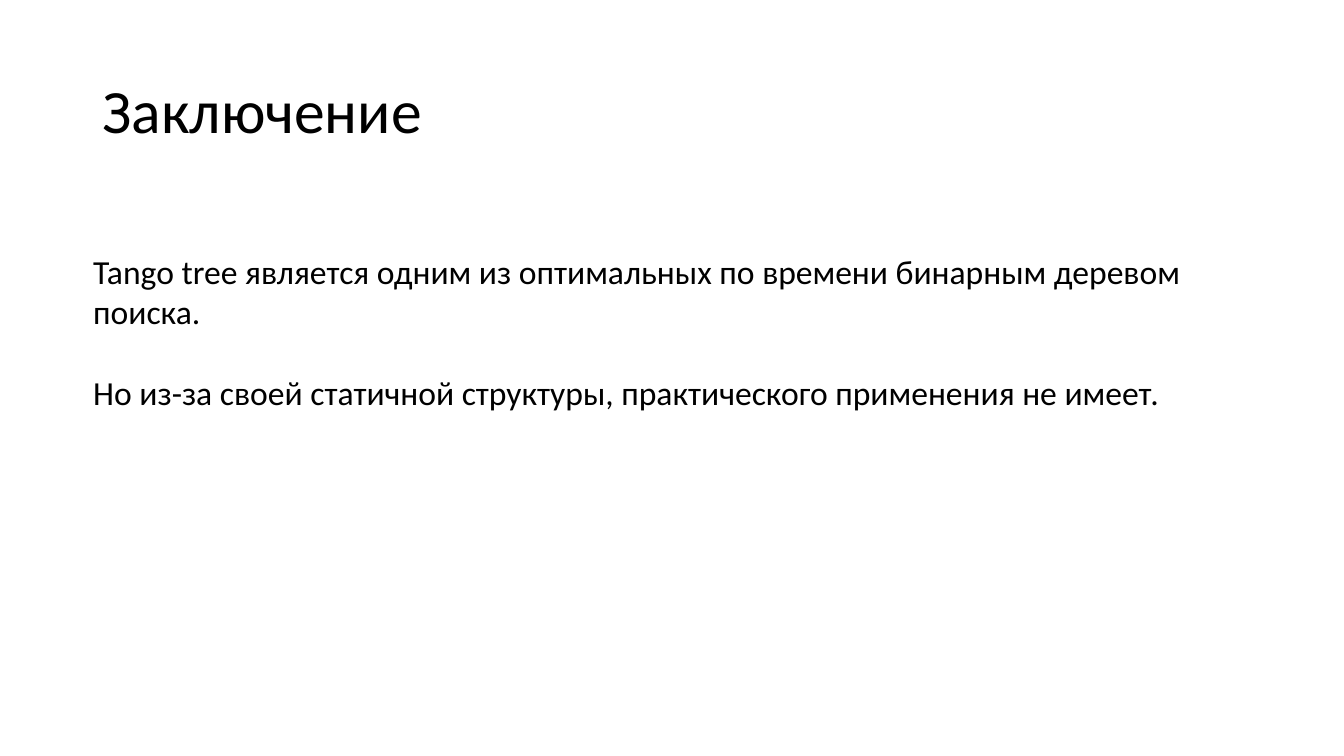
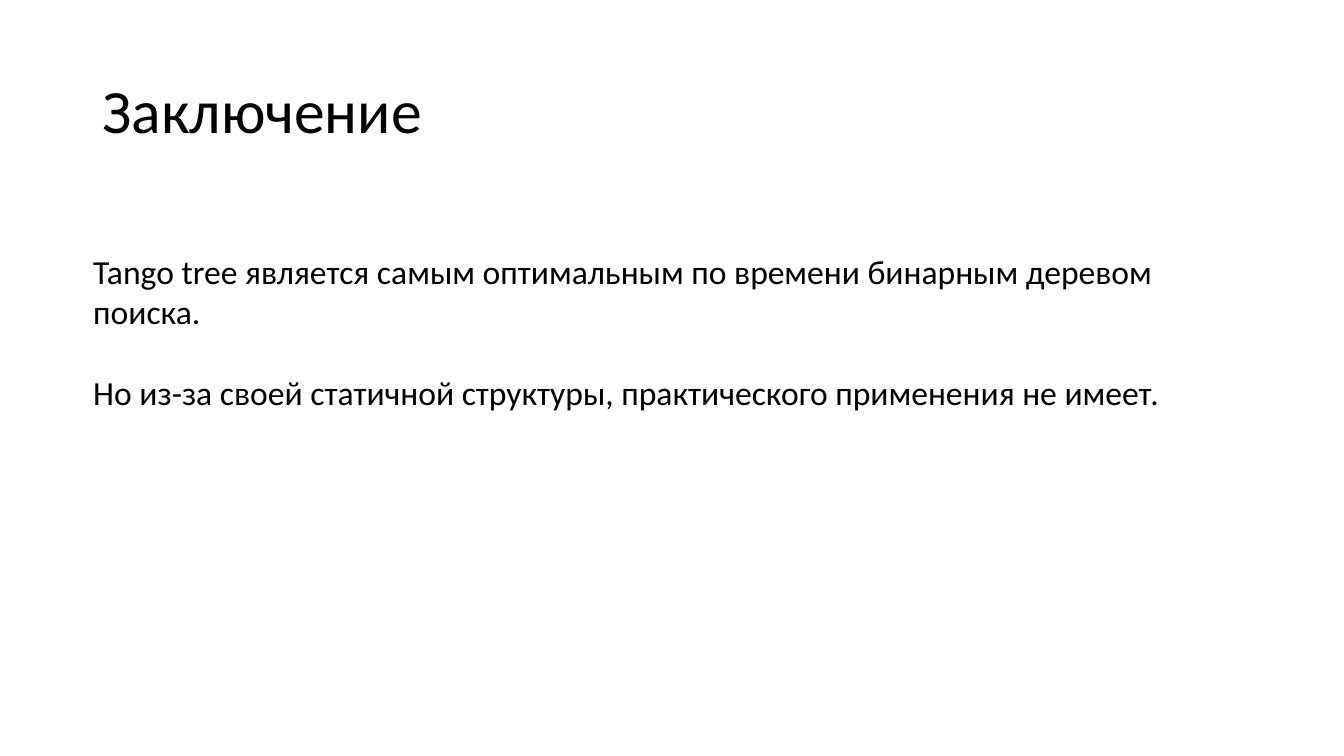
Before and after one commit to Far0ver/TangoTree, a slide deck: slide 19 of Танго дерево презентация.pptx. Drawn at 1344x756 pixels with LibreOffice and Linux fonts; fonts in the diff are those of the drawing. Boxes give left, top, right and bottom in pixels: in the first picture for what was removed or moved away, otherwise in the second. Text is boxed around its words. In the diff, an @@ line names an element or a change of style, - is before the commit and + after.

```diff
--- a/Танго дерево презентация.pptx
+++ b/Танго дерево презентация.pptx
@@ text at [93, 261, 1152, 325]: text changed @@
-Tango tree является одним из оптимальных по времени бинарным деревом поиска.
+Tango tree является самым оптимальным по времени бинарным деревом поиска.
```
Also in this commit, not shown: 14 other slides changed, 2 slides added, 2 slides removed, 17 other files.
